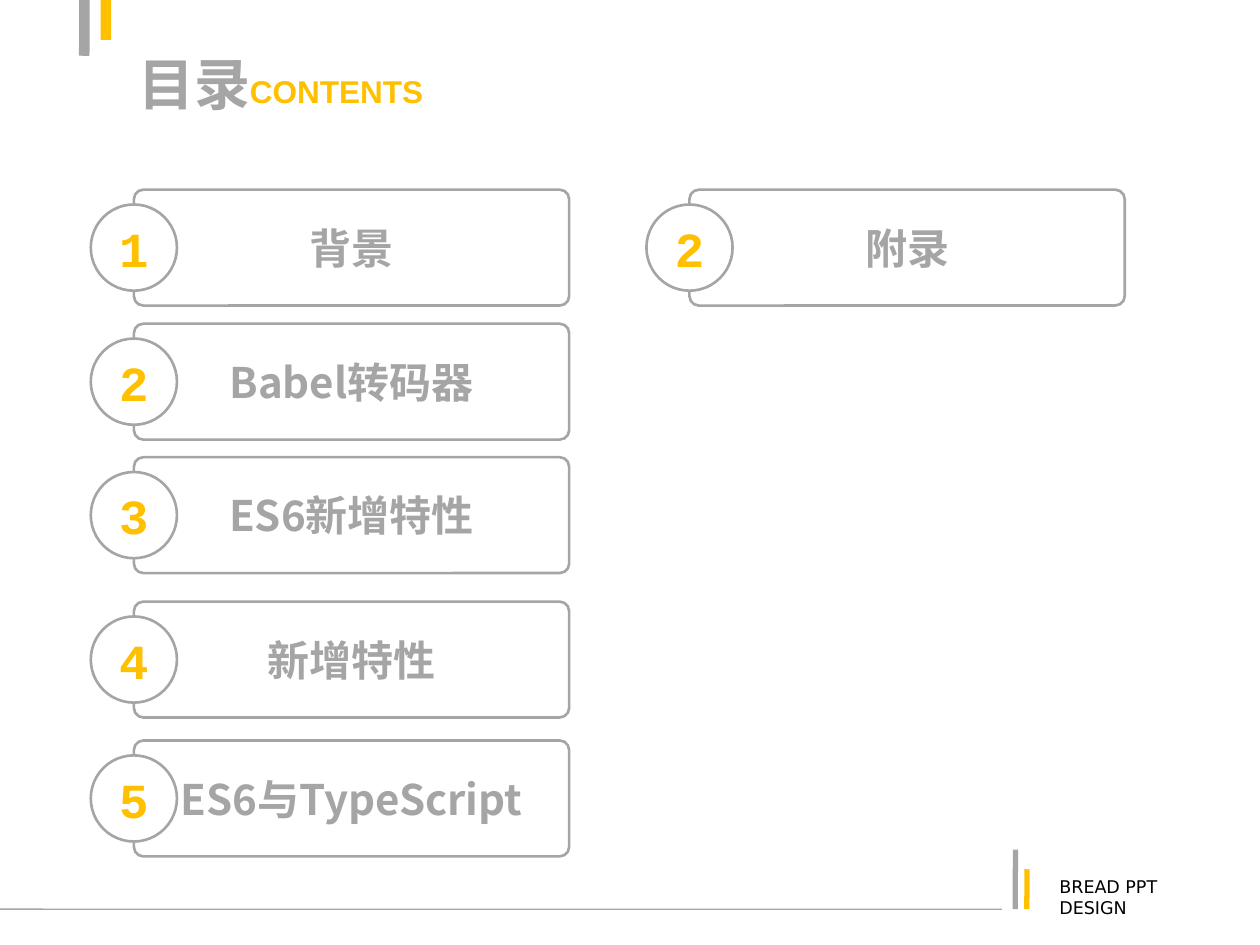
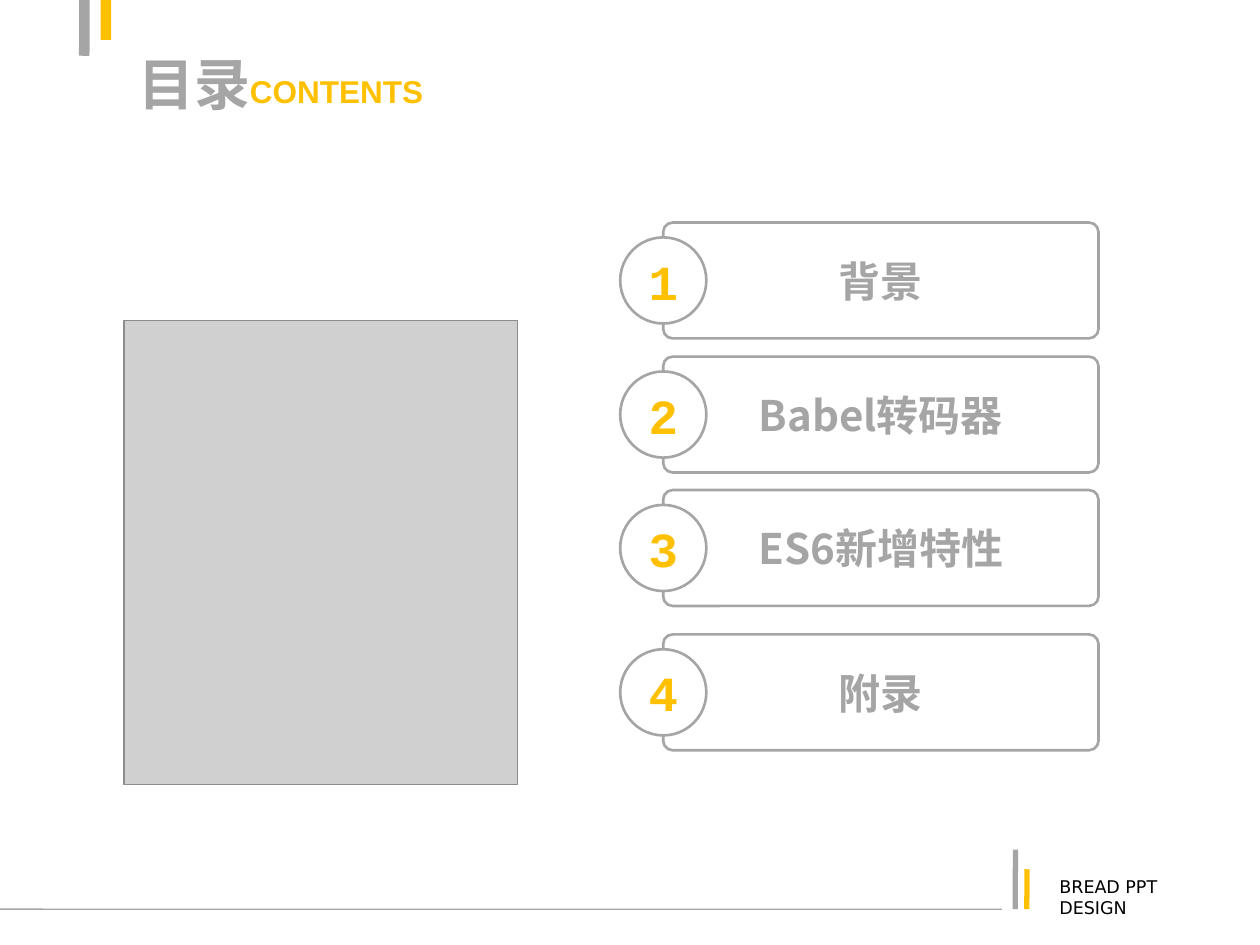
Before and after one commit to justforuse/psae-es6, a slide deck: slide 3 of es6.ppt. Drawn at 1260x945 pixels with LibreOffice and Linux fonts; fonts in the diff are those of the drawing; grey boxes stand for pictures. Boxes give left, top, right and bottom in pixels: in the first picture for what was removed or moved away, otherwise in the second. Text is boxed around its words. In the diff, an @@ line names an element or a change of style, - is before the commit and + after.

```diff
--- a/es6.ppt
+++ b/es6.ppt
@@ ellipse removed at [646,204,732,290] @@
-2
@@ picture added at [123,320,518,785] @@
@@ rounded rectangle removed at [134,601,568,717] @@
-新增特性
@@ 4 ellipses, 3 rounded rectangles: place and size @@
-4 ellipses, 3 rounded rectangles at [91,190,568,702]
+4 ellipses, 3 rounded rectangles at [620,223,1099,735]
@@ rounded rectangle "附录": place and size @@
-rounded rectangle "附录" at [689,190,1125,306]
+rounded rectangle "附录" at [663,634,1099,750]
@@ rounded rectangle removed at [134,741,568,857] @@
-ES6与TypeScript
@@ ellipse removed at [91,755,176,840] @@
-5
```
Also in this commit, not shown: 22 other slides changed, 8 slides added, 9 slides removed, 5 other files.
